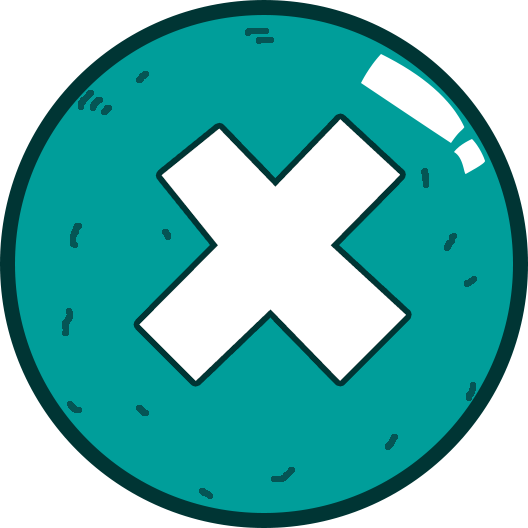
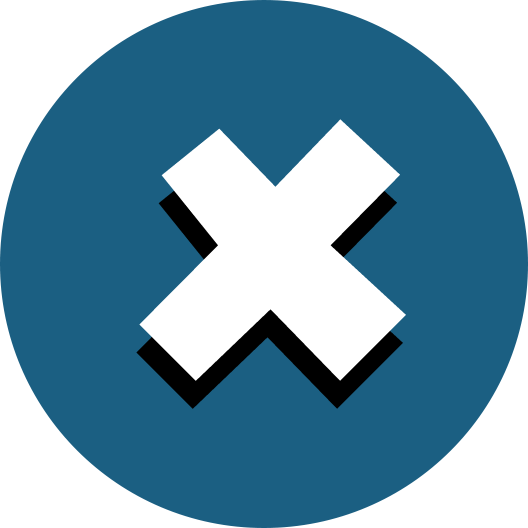
The second 528px x 528px image is a revision of the first. Changes to its layers:
renamed "Layer 1" to "x copy", painted on it over [62, 28, 477, 499]
removed layer "Shape 2" over [454, 139, 485, 174]
painted on "Shape 1" over [361, 54, 465, 143]
painted on "Ellipse 1" over [0, 0, 528, 528]
